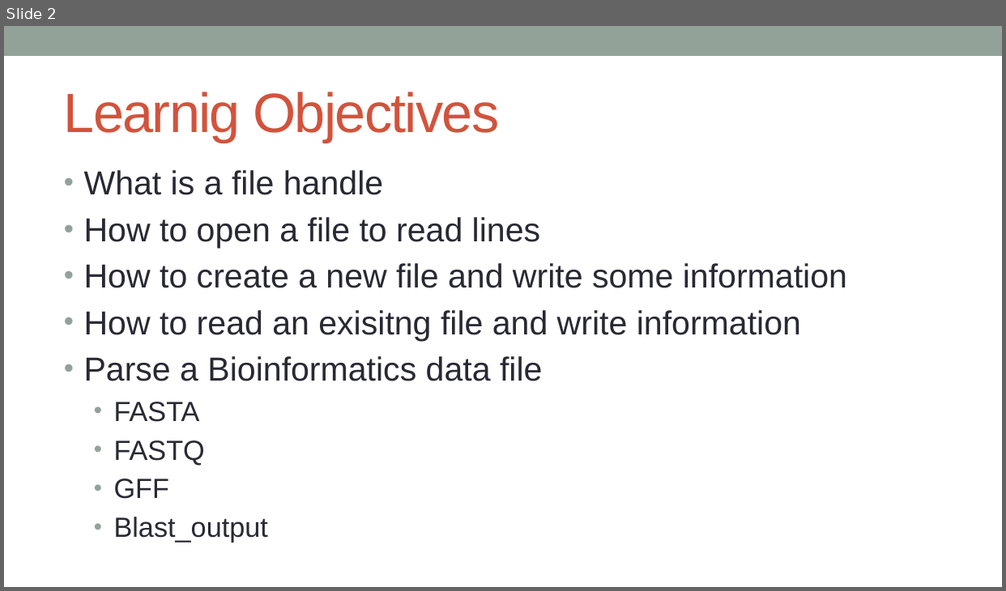
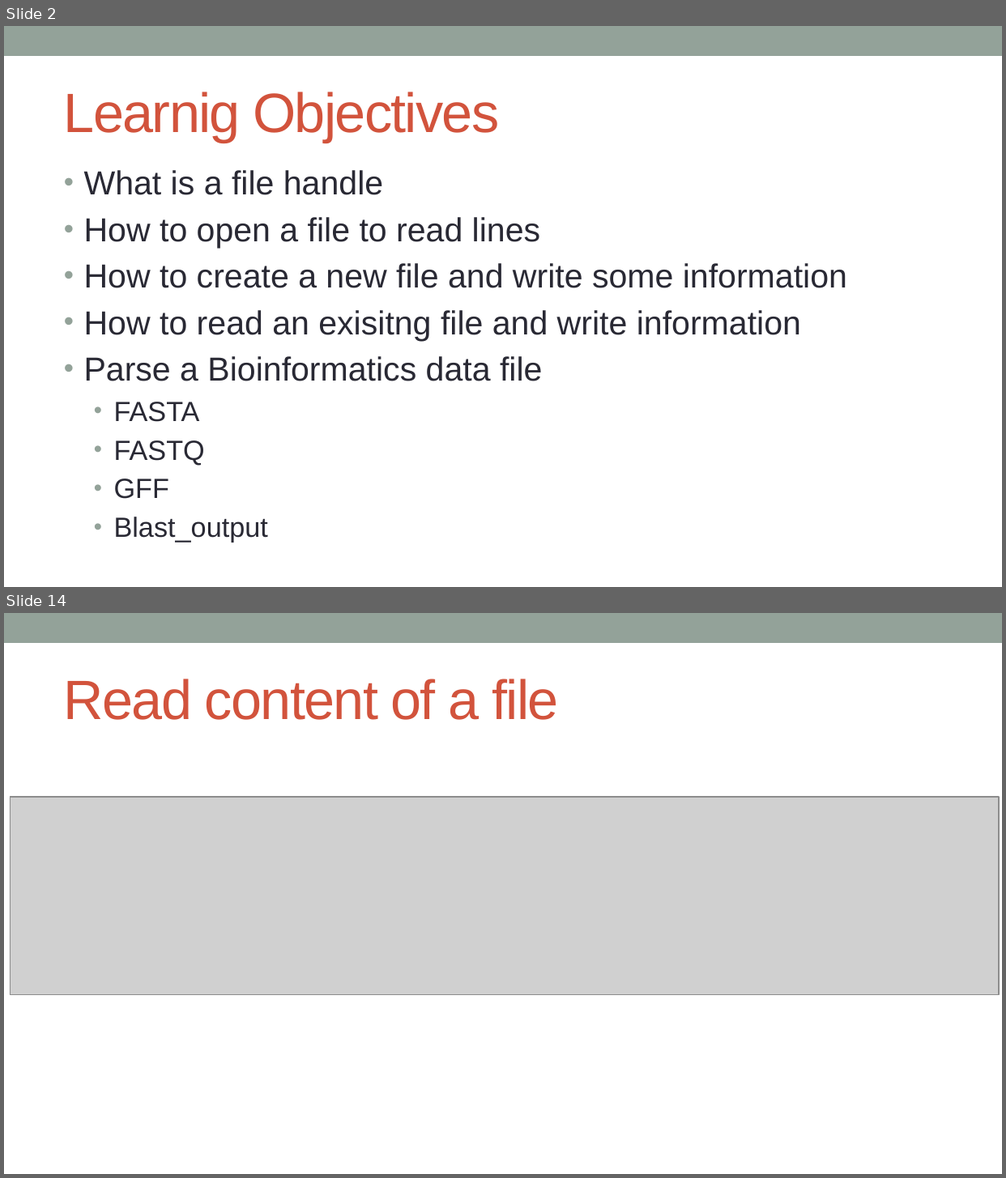
Before and after one commit to kanhu-pcr-code/bioinfo-PERL-course, a slide deck: PPTs/Perl_file_handling.pptx. Shown one above the other, each under a label of ours: slide 2 before the commit, slides 2 and 14 after it; the slides between them are not shown. The pictures are 1006x591 and 1006x1178 pixels, drawn with LibreOffice and Linux fonts; fonts in the diff are those of the drawing; grey boxes stand for pictures. Boxes give left, top, right and bottom in pixels: in the first picture for what was removed or moved away, otherwise in the second. Text is boxed around its words. In the diff, an @@ line names an element or a change of style, - is before the commit and + after.

```diff
--- a/PPTs/Perl_file_handling.pptx
+++ b/PPTs/Perl_file_handling.pptx
@@ slide 14 added at [4, 613, 1002, 1174], background #FFFFFF; not listed: 1 template element that a slide beside it also shows @@
@@ title added at [64, 679, 558, 720], 40 pt, text #D2533C @@
+Read content of a file
@@ picture added at [10, 797, 999, 995] @@
```
Also in this commit, not shown: 20 other slides added, 1 slide removed, 4 other files.
